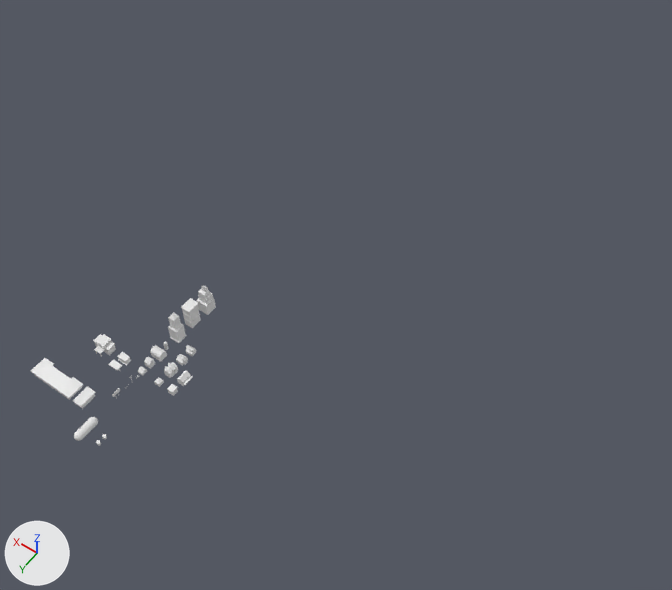
The Blender file assets/meshes/NADO Destructible Structures.blend: old version first, new version second.
The view is the same before and after, from a 50 mm camera at (-97.5, 65.5, 167.4) aimed at (-23.8, -37.7, 5.2). Every picture has the same lights, and +X, +Y and +Z are marked at lower left. The picture after the commit comes second.

Objects in the first picture: 'Apartments', 'Bank', 'Barn', 'Church 1', 'Church 2', 'Gas Station', 'House 1', 'House 2', 'House 2.001', 'House 3', 'House 4', 'Motel', 'Silo', 'Skyscraper 1', 'Skyscraper 2', 'Skyscraper 3' and 1 more.
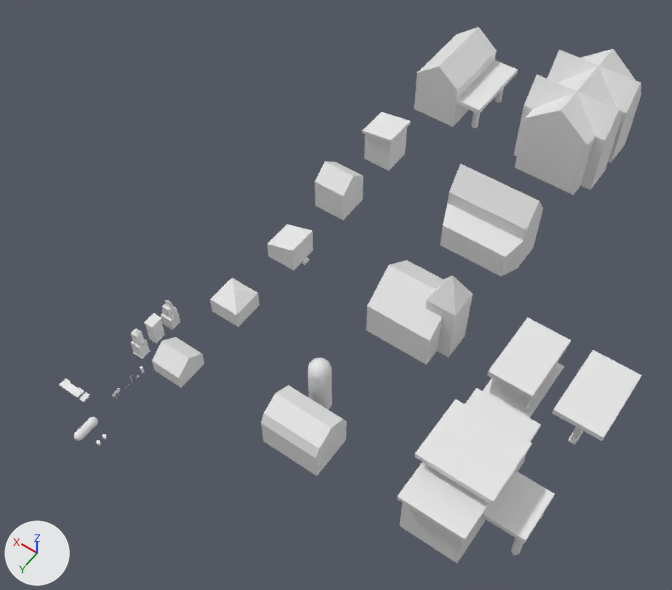
Diff of the bpy script that builds the scene:
```diff
--- a/assets/meshes/NADO Destructible Structures.blend.py
+++ b/assets/meshes/NADO Destructible Structures.blend.py
@@ me_cube_1 @@
+me_cube_1.from_pydata([(-1.0, -1.0, -1.0), (-1.0, -1.0, 1.68), (-1.0, 1.0, -1.0), (-1.0, 1.0, 1.68), (1.0, -1.0, -1.0), (1.0, -1.0, 1.37), (1.0, 1.0, -1.0), (1.0, 1.0, 1.37), (-1.14, -1.14, 1.7), (-1.14, 1.14, 1.7), (1.14, 1.14, 1.35), (1.14, -1.14, 1.35), (-1.14, -1.14, 1.93), (-1.14, 1.14, 1.93), (1.14, 1.14, 1.58), (1.14, -1.14, 1.58)], [], [(0, 1, 3, 2), (2, 3, 7, 6), (6, 7, 5, 4), (4, 5, 1, 0), (2, 6, 4, 0), (7, 3, 9, 10), (11, 10, 14, 15), (5, 7, 10, 11), (3, 1, 8, 9), (1, 5, 11, 8), (14, 13, 12, 15), (9, 8, 12, 13), (8, 11, 15, 12), (10, 9, 13, 14)])
@@ ob_house_1 @@
 ob_house_1 = bpy.data.objects.new('House 1', me_cube_001)
-ob_house_1.location = (0.0, 0.0, 0.0)
-ob_house_1.scale = (0.72, 0.72, 0.72)
+ob_house_1.location = (-5.5, -5.6, -0.1)
+ob_house_1.scale = (3.97, 3.97, 3.97)
@@ ob_house_2 @@
 ob_house_2 = bpy.data.objects.new('House 2', me_cube_002)
-ob_house_2.location = (0.0, -2.4, 0.8)
-ob_house_2.scale = (0.759, 0.759, 0.759)
+ob_house_2.location = (-5.3, -24.9, -0.1)
+ob_house_2.scale = (3.97, 3.97, 3.97)
@@ ob_barn @@
 ob_barn = bpy.data.objects.new('Barn', me_cube_003)
-ob_barn.location = (0.0, -5.2, 0.8)
-ob_barn.scale = (1.02, 1.02, 1.02)
+ob_barn.location = (-38.0, -6.9, 3.7)
+ob_barn.scale = (5.04, 5.04, 5.04)
@@ ob_silo @@
 ob_silo = bpy.data.objects.new('Silo', me_cylinder)
-ob_silo.location = (0.0, -7.5, 0.4)
-ob_silo.scale = (0.434, 0.434, 0.434)
+ob_silo.location = (-35.4, -16.0, 2.3)
+ob_silo.scale = (2.39, 2.39, 2.39)
@@ ob_skyscraper_1 @@
 ob_skyscraper_1 = bpy.data.objects.new('Skyscraper 1', me_cube_004)
-ob_skyscraper_1.location = (0.0, -11.4, 1.2)
+ob_skyscraper_1.location = (3.7, -3.7, 1.2)
 ob_skyscraper_1.scale = (1.2, 1.2, 1.2)
@@ ob_skyscraper_2 @@
 ob_skyscraper_2 = bpy.data.objects.new('Skyscraper 2', me_cube_005)
-ob_skyscraper_2.location = (0.0, -16.0, 1.0)
+ob_skyscraper_2.location = (3.7, -8.3, 1.0)
 ob_skyscraper_2.scale = (0.987, 0.987, 0.987)
@@ ob_skyscraper_3 @@
 ob_skyscraper_3 = bpy.data.objects.new('Skyscraper 3', me_cube_006)
-ob_skyscraper_3.location = (0.0, -21.2, 1.0)
+ob_skyscraper_3.location = (3.7, -13.5, 1.0)
 ob_skyscraper_3.scale = (1.45, 1.45, 1.45)
@@ ob_gas_station @@
 ob_gas_station = bpy.data.objects.new('Gas Station', me_cube_007)
-ob_gas_station.location = (5.2, 0.0, 0.7)
-ob_gas_station.scale = (0.648, 0.648, 0.648)
+ob_gas_station.location = (-67.2, -45.3, 4.5)
+ob_gas_station.rotation_euler = (0.0, 0.0, 1.571)  # degrees (0, 0, 90)
+ob_gas_station.scale = (4.44, 4.44, 4.44)
@@ ob_church_1 @@
 ob_church_1 = bpy.data.objects.new('Church 1', me_cube_008)
-ob_church_1.location = (-5.0, -7.1, 0.0)
-ob_church_1.scale = (0.931, 0.931, 0.931)
+ob_church_1.location = (-40.5, -44.7, -0.1)
+ob_church_1.scale = (8.24, 8.24, 8.24)
@@ ob_apartments @@
 ob_apartments = bpy.data.objects.new('Apartments', me_cube_009)
-ob_apartments.location = (-5.0, -3.0, 0.8)
+ob_apartments.location = (-42.9, -109.3, 8.2)
 ob_apartments.rotation_euler = (0.0, 0.0, -1.571)  # degrees (0, 0, -90)
-ob_apartments.scale = (0.759, 0.759, 0.759)
+ob_apartments.scale = (8.28, 8.28, 8.28)
@@ ob_bank @@
 ob_bank = bpy.data.objects.new('Bank', me_cube_010)
-ob_bank.location = (10.8, 0.0, 1.0)
+ob_bank.location = (-70.2, -15.4, 6.3)
+ob_bank.rotation_euler = (0.0, 0.0, 1.571)  # degrees (0, 0, 90)
+ob_bank.scale = (6.42, 6.42, 6.42)
@@ ob_motel @@
 ob_motel.location = (5.0, 12.0, 1.0)
+ob_motel.scale = (0.468, 0.468, 0.468)
@@ ob_house_3 @@
 ob_house_3 = bpy.data.objects.new('House 3', me_cube_012)
-ob_house_3.location = (-4.8, 0.0, 0.0)
-ob_house_3.scale = (0.72, 0.72, 0.72)
+ob_house_3.location = (-5.5, -44.8, -0.1)
+ob_house_3.scale = (3.97, 3.97, 3.97)
@@ ob_house_4 @@
 ob_house_4 = bpy.data.objects.new('House 4', me_cube)
-ob_house_4.location = (-8.7, 0.0, 0.7)
-ob_house_4.scale = (0.684, 0.684, 0.684)
+ob_house_4.location = (-5.2, -65.1, 4.0)
+ob_house_4.scale = (4.18, 4.18, 4.18)
@@ ob_church_2 @@
 ob_church_2 = bpy.data.objects.new('Church 2', me_cube_013)
-ob_church_2.location = (-5.4, -10.0, 0.8)
-ob_church_2.scale = (0.585, 0.585, 0.585)
+ob_church_2.location = (-45.3, -76.0, 7.4)
+ob_church_2.scale = (5.86, 5.86, 5.86)
@@ ob_house_2_001 @@
-ob_house_2_001 = bpy.data.objects.new('House 2.001', me_cube_014)
@@ ob_house_6 @@
+ob_house_6 = bpy.data.objects.new('House 6', me_cube_014_1)  # 146 vertices, 82 faces; spans x -1.65..1.62, y -2.13..1.0, z -1.0..1.8
+ob_house_6.location = (-7.7, -115.1, 6.1)
+ob_house_6.rotation_euler = (0.0, 0.0, -1.571)  # degrees (0, 0, -90)
+ob_house_6.scale = (6.1, 6.1, 6.1)
@@ ob_house_5 @@
+ob_house_5 = bpy.data.objects.new('House 5', me_cube_1)
+ob_house_5.location = (-5.3, -85.2, 3.8)
+ob_house_5.scale = (3.77, 3.77, 3.77)
```

Location of each change, [x1, y1, x2, y2] in pixels of the pictures (672 x 590 px):
'Bank', moved, turned, rescaled
    before: [93, 334, 116, 357]
    after: [397, 388, 554, 563]
'Apartments', moved, rescaled
    before: [164, 362, 178, 378]
    after: [514, 49, 641, 195]
'Gas Station', moved, turned, rescaled
    before: [108, 352, 131, 371]
    after: [483, 317, 642, 445]
'Church 1', moved, rescaled
    before: [176, 354, 188, 366]
    after: [366, 260, 473, 365]
'Church 2', moved, rescaled (845% wider, 842% taller)
    before: [186, 345, 196, 356]
    after: [440, 164, 543, 276]
'House 6', added
    after: [414, 27, 518, 128]
'Barn', moved, rescaled (383% wider, 411% taller)
    before: [150, 345, 167, 362]
    after: [261, 385, 347, 476]
'House 4', moved, rescaled
    before: [167, 384, 178, 396]
    after: [315, 161, 363, 220]
'House 5', added
    after: [362, 112, 410, 171]
'House 1', moved, rescaled (430% wider, 467% taller)
    before: [138, 367, 147, 375]
    after: [152, 337, 204, 387]
'House 2', moved, rescaled (317% wider, 285% taller)
    before: [144, 357, 155, 369]
    after: [210, 278, 259, 327]
'House 3', moved, rescaled
    before: [154, 377, 164, 387]
    after: [267, 224, 313, 270]
'Motel', rescaled (52% narrower, 54% shorter)
    before: [31, 358, 96, 409]
    after: [59, 379, 90, 402]
'Silo', moved, rescaled
    before: [163, 341, 168, 350]
    after: [308, 358, 332, 409]
'Skyscraper 2', moved
    before: [181, 298, 201, 328]
    after: [144, 313, 165, 343]
'Skyscraper 3', moved
    before: [196, 286, 216, 315]
    after: [161, 300, 180, 330]
'Skyscraper 1', moved
    before: [168, 313, 187, 343]
    after: [131, 328, 150, 359]
'House 2.001', deleted
    before: [177, 371, 193, 386]
